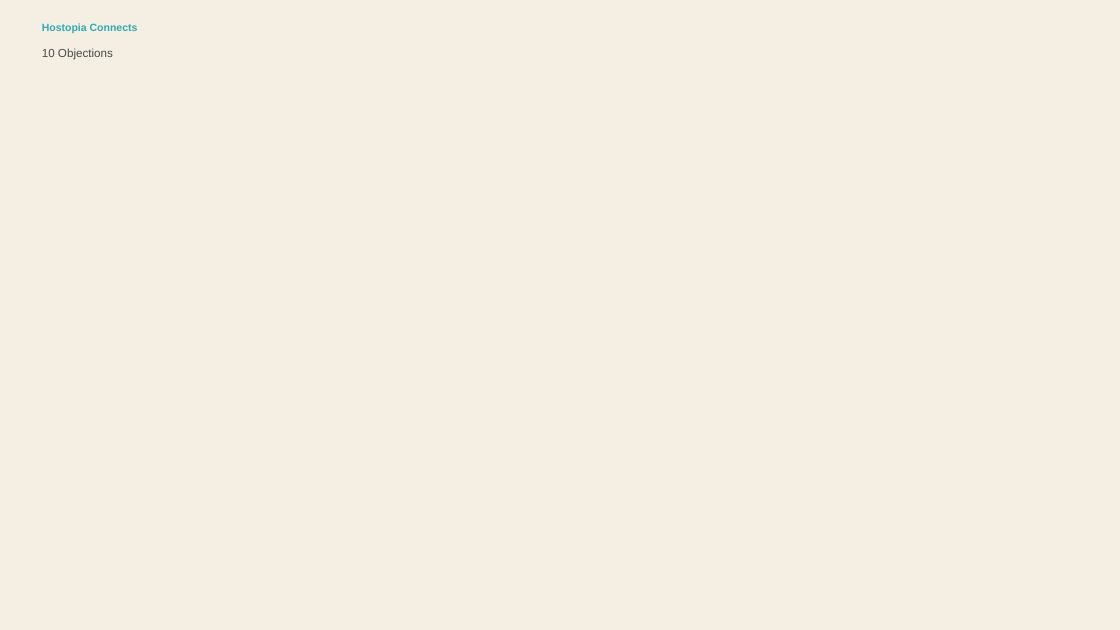
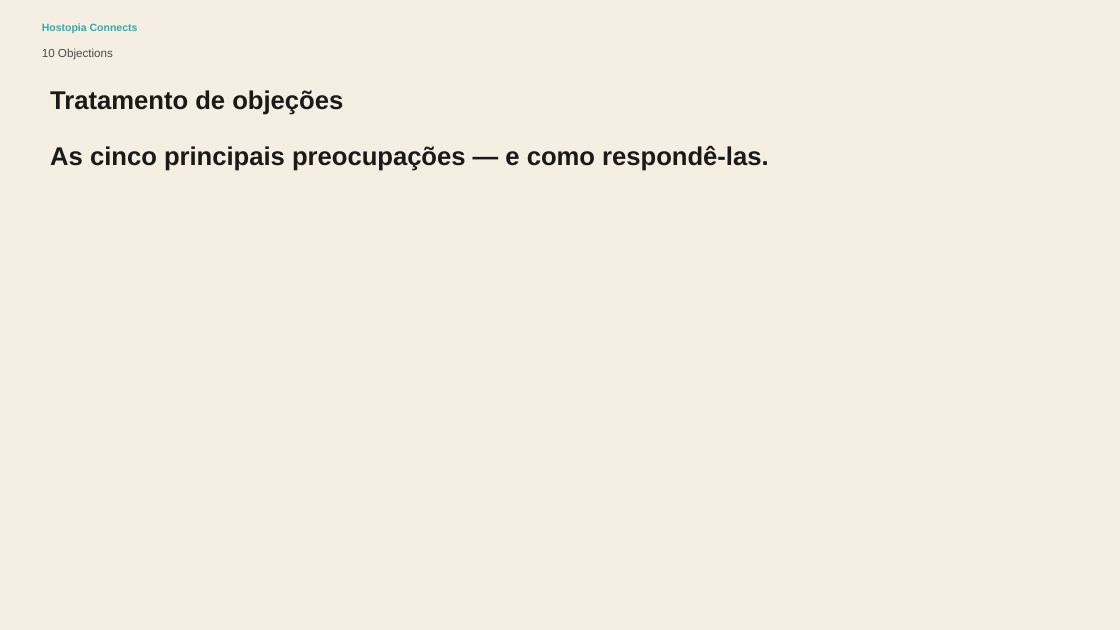
Before and after one commit to ginocardenas-cpu/hostopiaconnects, a slide deck: slide 10 of public/assets/editable/professional-logo-design-sales-presentation-2/pt/Professional Logo Design Sales Presentation - pt.pptx. Drawn at 1120x630 pixels with LibreOffice and Linux fonts; fonts in the diff are those of the drawing. Boxes give left, top, right and bottom in pixels: in the first picture for what was removed or moved away, otherwise in the second. Text is boxed around its words. In the diff, an @@ line names an element or a change of style, - is before the commit and + after.

```diff
--- a/public/assets/editable/professional-logo-design-sales-presentation-2/pt/Professional Logo Design Sales Presentation - pt.pptx
+++ b/public/assets/editable/professional-logo-design-sales-presentation-2/pt/Professional Logo Design Sales Presentation - pt.pptx
@@ text added at (50,90,343,115), 22 pt, text #1A1A1A, bold @@
+Tratamento de objeções
@@ text added at (50,146,768,171), 22 pt, text #1A1A1A, bold @@
+As cinco principais preocupações — e como respondê-las.
```
Also in this commit, not shown: 12 other slides changed, 37 other files.
